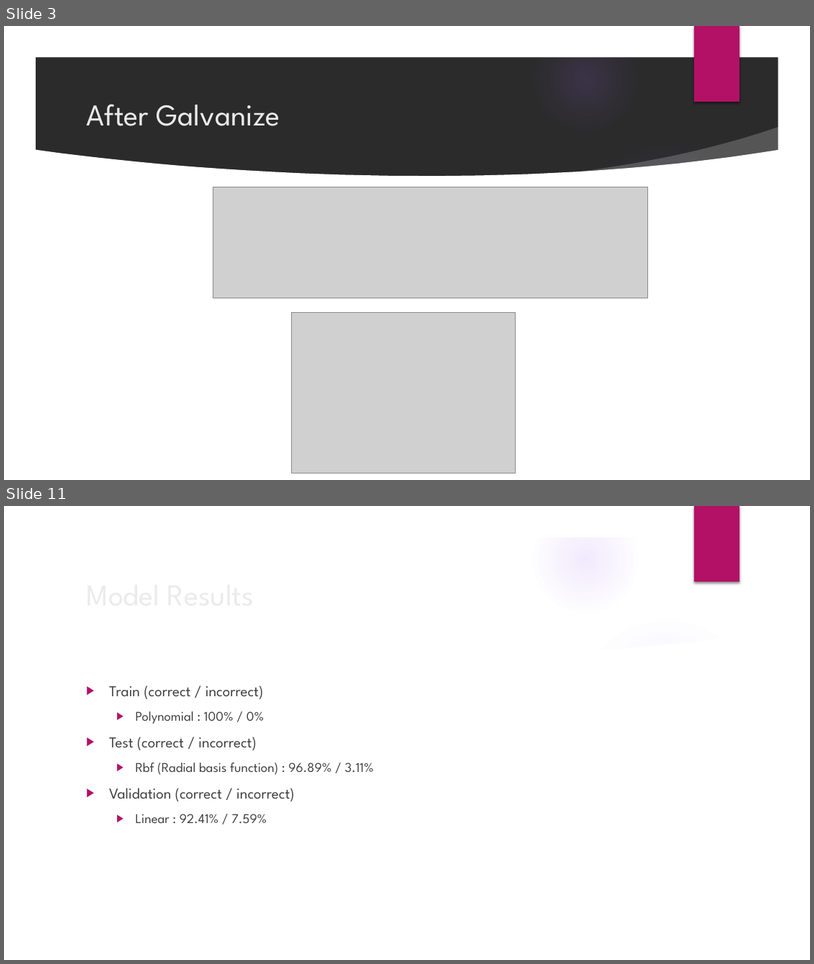
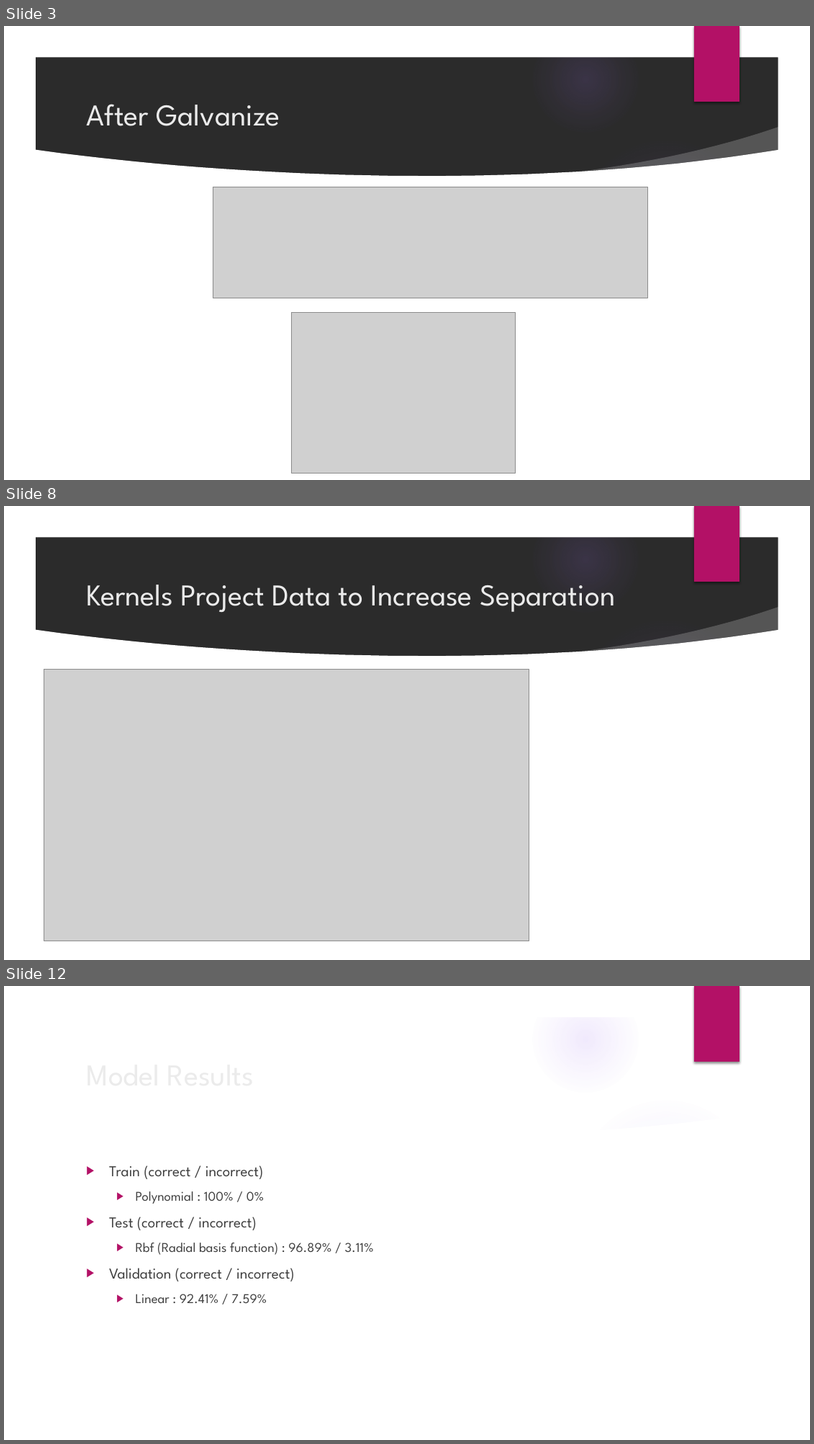
Before and after one commit to GregSimpson/SupportVectorMachine-CancerClassification, a slide deck: docs/gsimpson-CapstonePresentation.pptx. Shown one above the other, each under a label of ours: slides 3 and 11 before the commit, slides 3, 8 and 12 after it; the slides between them are not shown. The pictures are 814x964 and 814x1444 pixels, drawn with LibreOffice and Linux fonts; fonts in the diff are those of the drawing; grey boxes stand for pictures; background and template pictures are left out; a plain dark background stands for a picture behind light text. Boxes give left, top, right and bottom in pixels: in the first picture for what was removed or moved away, otherwise in the second. Text is boxed around its words. In the diff, an @@ line names an element or a change of style, - is before the commit and + after.

```diff
--- a/docs/gsimpson-CapstonePresentation.pptx
+++ b/docs/gsimpson-CapstonePresentation.pptx
@@ slide 8 added at (x1=4, y1=506, x2=810, y2=960), background picture (left out); not listed: 9 template elements that a slide beside it also shows @@
@@ title added at (x1=86, y1=584, x2=615, y2=612), 36 pt, text #EBEBEB @@
+Kernels Project Data to Increase Separation
@@ picture added at (x1=44, y1=669, x2=530, y2=940) @@
@@ what was slide 11 is now slide 12 @@
```
Also in this commit, not shown: 5 slides changed, 2 other slides added, 7 other files.
